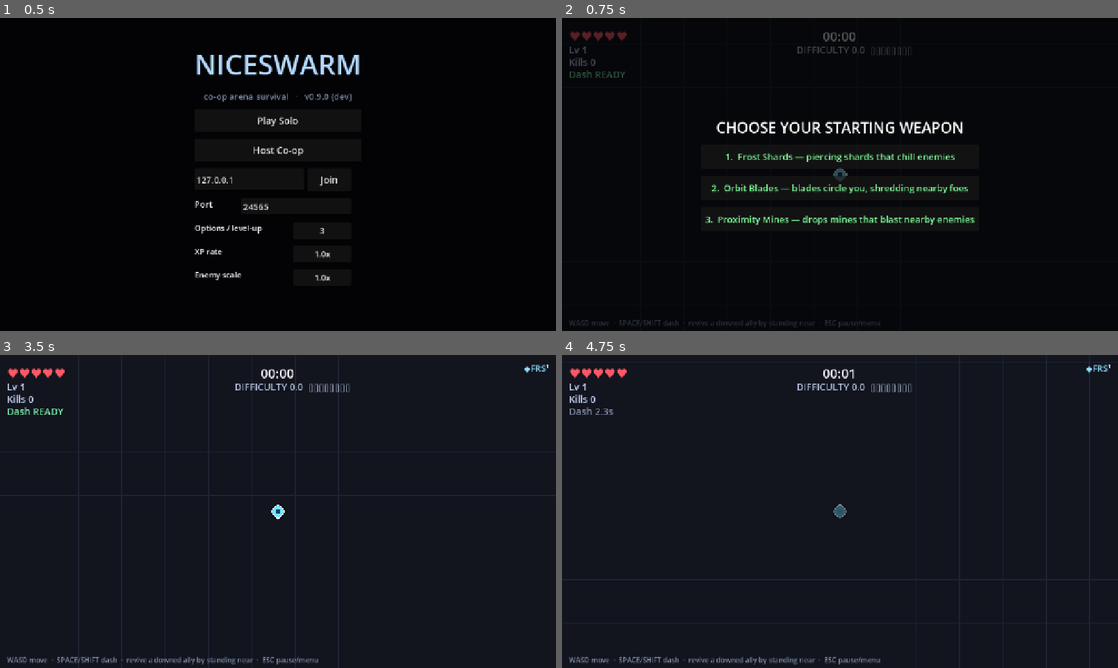
Above: before the commit, frames 1-4 (two rows, left to right).
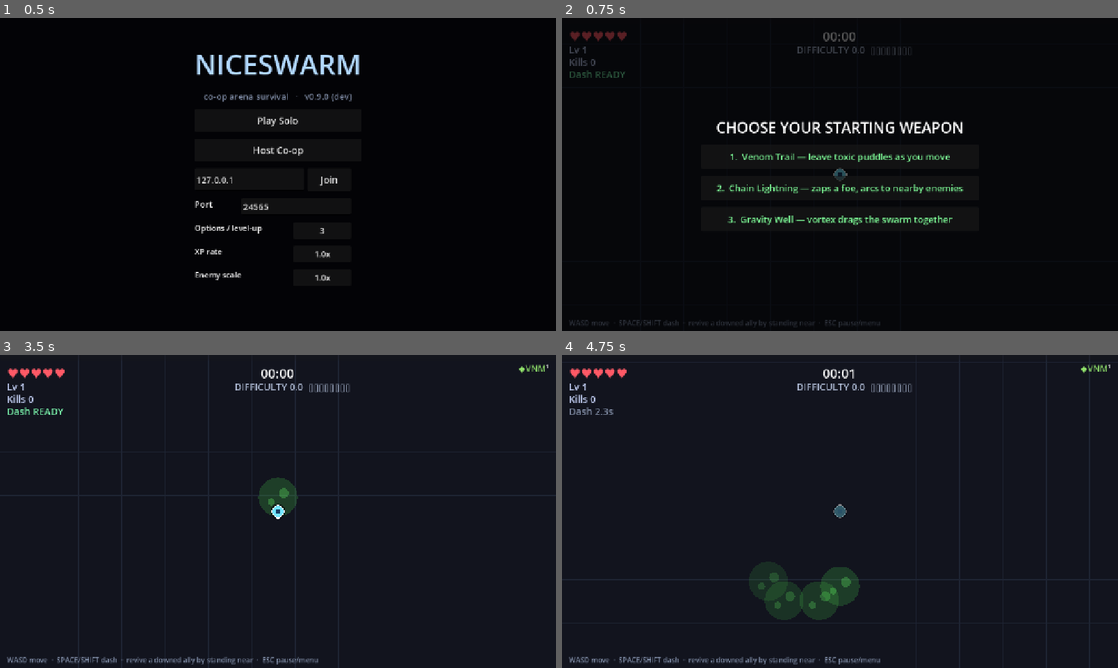
Above: after the commit, the same moments.

Repository: ICQCQ/NiceSwarm
Game: Godot game, scene res://scenes/main.tscn
The game is run twice, just before and just after one commit, with the same random seed, the same clock (stepped at 60 frames per second) and the same inputs.
Inputs (mouse positions are in pixels of both pictures, inside the frame that each line leads up to):
- Up to frame 1 (0.5 s): no input
- Up to frame 2 (0.75 s): click "Play Solo" at 0.5 s
- Up to frame 3 (3.5 s): click (278, 492) at 1.25 s, where only the run before the commit has a clickable "1. Frost Shards — piercing sh…"; tap Enter at 2 s; hold D 2.03-2.78 s; hold Shift 2.03-2.78 s; tap Space at 2.27, 2.75, 3.02 s; hold S from 2.78 s (still down); tap R at 2.85 s
- Up to frame 4 (4.75 s): release S at 3.53 s; hold D 3.53-4.28 s; tap M at 3.6 s; hold W from 4.28 s (still down); tap 1 at 4.35 s; tap Space at 4.52 s

Frame 1 is identical in both runs. In frame 2, 1.8% of the frame differs, in the area x 25-75%, y 43-67%; in frame 3, 0.7%; in frame 4, 2.5%, in the area x 33-99%, y 3-85%.

Commit message:
feat: guarantee an owned-weapon level-up in every upgrade roll
Per the upgrade-pool decision (keep 5 weapon slots; "always include the
selected weapon or fusion at least 1 choice"): _roll_choices now protects
two build-advancing options from the shuffle -- a fusion/merge when one is
available (as before) AND a level-up of an owned weapon/fusion -- then fills
remaining slots randomly. So you can always strengthen what you already run.

"Fusion-only when full" already holds: [NEW] is gated on size < MAX_WEAPONS
(kept at 5), so a full build only sees level/merge/stat options.

Verified: 925 unit tests + merge (pool builds, 22 options) + a full FF run
(exercises _roll_choices on every level-up) clean.

Co-Authored-By: Claude Opus 4.8 (1M context) <noreply@anthropic.com>

Diff:
--- a/scripts/main.gd
+++ b/scripts/main.gd
@@ -1024,16 +1024,23 @@
 	if me == null:
 		return
 	var pool := _build_choice_pool(me)
-	# If any fusion (merge) is on offer, guarantee one shows — fusions are the
-	# build payoff and shouldn't be missed to a random shuffle.
+	# Guarantee up to two build-advancing options each roll, both protected from
+	# the random shuffle: (1) a fusion/merge when one is available (the build
+	# payoff), and (2) a level-up of an owned weapon/fusion, so you can always
+	# strengthen what you already run. Remaining slots fill randomly from the rest.
 	var merges := pool.filter(func(e): return e.get("cat", "") in ["fuse", "amalgam"])
-	var rest := pool.filter(func(e): return not (e.get("cat", "") in ["fuse", "amalgam"]))
-	rest.shuffle()
+	var levels := pool.filter(func(e): return e.get("cat", "") == "level")
+	var rest := pool.filter(func(e): return not (e.get("cat", "") in ["fuse", "amalgam", "level"]))
+	merges.shuffle()
+	levels.shuffle()
 	var chosen := []
 	if not merges.is_empty():
-		merges.shuffle()
-		chosen.append(merges[0])
-	for e in rest:
+		chosen.append(merges.pop_back())
+	if not levels.is_empty():
+		chosen.append(levels.pop_back())  # always offer an owned-weapon/fusion level-up
+	var filler: Array = levels + rest  # leftover level-ups stay eligible too
+	filler.shuffle()
+	for e in filler:
 		if chosen.size() >= cfg_choices:
 			break
 		chosen.append(e)
